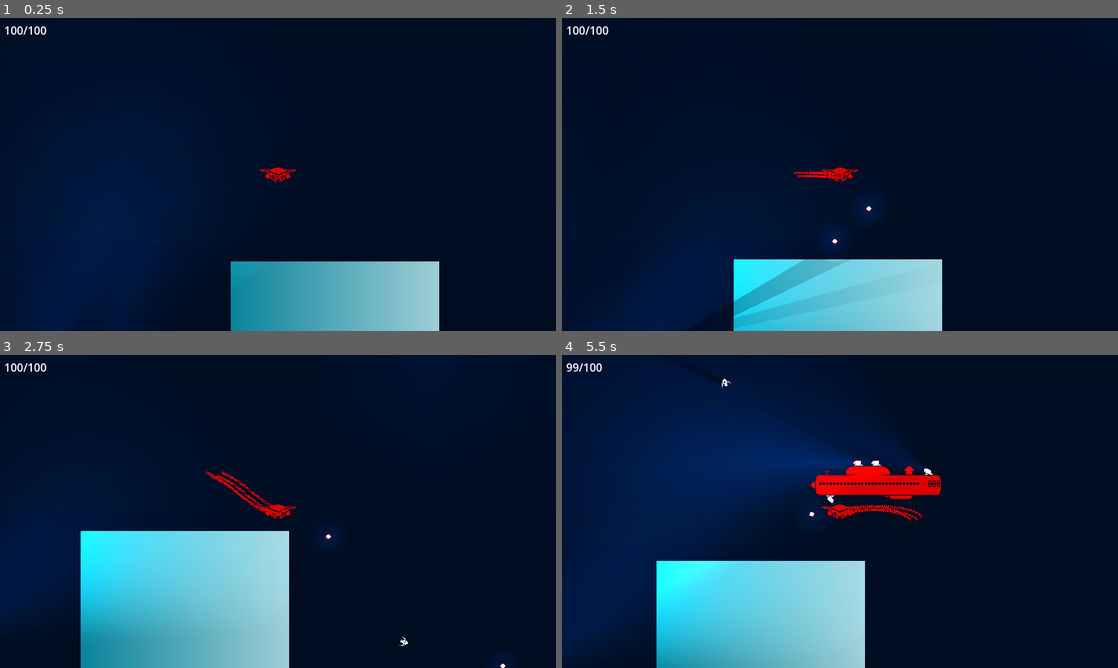
Above: before the commit, frames 1-4 (two rows, left to right).
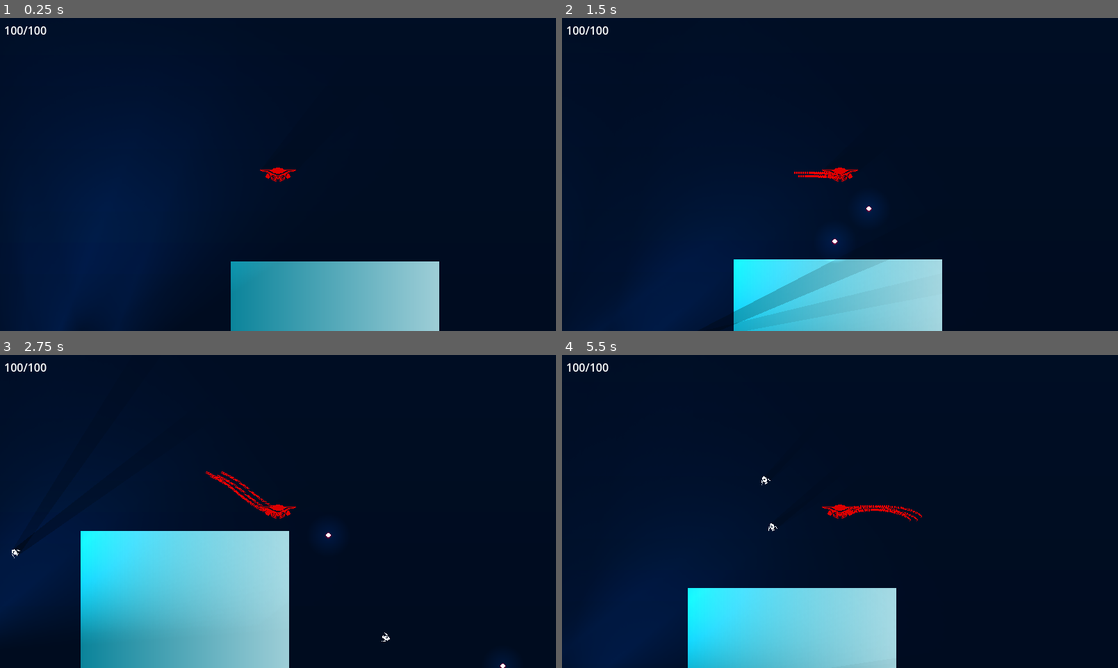
Above: after the commit, the same moments.

Repository: sialiss/GMTK-gamejam2023
Game: Godot game, scene res://Scenes/Sea/Sea.tscn
The game is run twice, just before and just after one commit, with the same random seed, the same clock (stepped at 60 frames per second) and the same inputs.
Inputs:
- Up to frame 1 (0.25 s): no input
- Up to frame 2 (1.5 s): hold D (move_right) 0.53-1.28 s; hold S (move_down) from 1.28 s (still down)
- Up to frame 3 (2.75 s): release S (move_down) at 2.03 s; hold D (move_right) from 2.03 s (still down)
- Up to frame 4 (5.5 s): release D (move_right) at 2.78 s; hold W (move_up) 2.78-3.53 s; hold A (move_left) 3.53-5.03 s; hold S (move_down) from 5.03 s (still down)

The runs differ from the first frame. In frame 2, 1.6% of the frame differs, in the area x 22-55%, y 77-100%; in frame 3, 0.1%; in frame 4, 24%, in the area x 0-69%, y 2-100%.

Commit message:
Add fish escape and fish-bullet collisions

Diff:
--- a/Scenes/Enemies/Bullet/Bullet.tscn
+++ b/Scenes/Enemies/Bullet/Bullet.tscn
@@ -22,7 +22,7 @@
 [node name="Bullet" type="RigidBody2D"]
 texture_filter = 1
 collision_layer = 0
-collision_mask = 257
+collision_mask = 273
 physics_material_override = SubResource("PhysicsMaterial_1x7vh")
 gravity_scale = 0.4
 max_contacts_reported = 1
--- a/Scenes/Enemies/Fish/EnemyFish.gd
+++ b/Scenes/Enemies/Fish/EnemyFish.gd
@@ -1,7 +1,15 @@
 extends Enemy
 
+@export var speed = 150.0
+@export var acceleration = 100.0
+@onready var PositionNotifier = $PositionNotifier
+
+var targetPlayer
+var targetHome
+
 func _ready():
-	pass
+	targetPlayer = get_parent().get_parent().get_node_or_null("Creature")
+	targetHome = get_parent().get_node_or_null("FishHome")
 
 func set_location(location: Node2D):
 	# Set the mob's direction perpendicular to the path direction.
@@ -18,6 +26,23 @@
 	var velocity = Vector2(randf_range(150.0, 250.0), 0.0)
 	linear_velocity = velocity.rotated(direction)
 
+func _physics_process(delta):
+	var target_position
+	var input
+	if PositionNotifier.has_overlapping_bodies():
+		# игрок в области видимости рыбки
+		target_position = get_parent().get_parent().get_node_or_null("Creature")
+		input = target_position.global_position.direction_to(global_position)
+	else:
+		# игрока рядом нет, рыбка плывёт домой
+		target_position = targetHome
+		input = global_position.direction_to(targetHome.global_position)
+
+	# Move
+	linear_velocity = linear_velocity.move_toward(input * speed, acceleration * delta)
+
+
+
 func _process(delta):
 	pass
 
--- a/Scenes/Enemies/Fish/EnemyFish.tscn
+++ b/Scenes/Enemies/Fish/EnemyFish.tscn
@@ -31,9 +31,13 @@
 [sub_resource type="OccluderPolygon2D" id="OccluderPolygon2D_ma4vj"]
 polygon = PackedVector2Array(0, -5, 1, -5, 1, -4, 2, -4, 2, -2, 1, -2, 1, -1, 0, -1, 0, 0, -5, 0, -5, -1, -7, -1, -7, -2, -8, -2, -8, -1, -10, -1, -10, -2, -9, -2, -9, -4, -10, -4, -10, -5, -8, -5, -8, -4, -7, -4, -7, -5, -5, -5, -5, -6, 0, -6)
 
+[sub_resource type="CircleShape2D" id="CircleShape2D_wwmdd"]
+radius = 119.004
+
 [node name="RigidBody2D" type="RigidBody2D"]
 texture_filter = 1
 collision_layer = 16
+collision_mask = 273
 gravity_scale = 0.0
 script = ExtResource("1_0b6co")
 
@@ -56,3 +60,10 @@
 [node name="LightOccluder2D" type="LightOccluder2D" parent="."]
 position = Vector2(4.5, 3)
 occluder = SubResource("OccluderPolygon2D_ma4vj")
+
+[node name="PositionNotifier" type="Area2D" parent="."]
+collision_layer = 0
+collision_mask = 256
+
+[node name="CollisionShape2D" type="CollisionShape2D" parent="PositionNotifier"]
+shape = SubResource("CircleShape2D_wwmdd")
--- a/Scenes/Enemies/Fish/FishSpawn.tscn
+++ b/Scenes/Enemies/Fish/FishSpawn.tscn
@@ -14,6 +14,9 @@
 
 [sub_resource type="GradientTexture1D" id="GradientTexture1D_30r0s"]
 gradient = SubResource("Gradient_s7hmj")
+
+[sub_resource type="CircleShape2D" id="CircleShape2D_fm48w"]
+radius = 184.614
 
 [node name="FishSpawn" type="Node2D"]
 y_sort_enabled = true
@@ -35,4 +38,12 @@
 offset_bottom = 199.0
 texture = SubResource("GradientTexture1D_30r0s")
 
+[node name="FishHome" type="Area2D" parent="."]
+position = Vector2(149, 100)
+collision_layer = 128
+collision_mask = 0
+
+[node name="CollisionShape2D" type="CollisionShape2D" parent="FishHome"]
+shape = SubResource("CircleShape2D_fm48w")
+
 [connection signal="timeout" from="FishTimer" to="." method="_on_FishTimer_timeout"]
--- a/Scenes/Sea/Sea.tscn
+++ b/Scenes/Sea/Sea.tscn
@@ -183,4 +183,4 @@
 layer_0/tile_data = PackedInt32Array(1310725, 720898, 9, 1310724, 720898, 9, 1310723, 851970, 9, 1310722, 786434, 9, 13 …(60663 unchanged characters)…
 
 [node name="Submarine" parent="." instance=ExtResource("4_0byc0")]
-position = Vector2(1144, -762)
+position = Vector2(3972, -1664)
Not shown: 1 places in Scenes/Creature/Creature.tscn that only renumber resources
Not shown: 1 places in Scenes/Enemies/Fish/EnemyFish.tscn that only renumber resources
Not shown: 1 places in Scenes/Enemies/Fish/FishSpawn.tscn that only renumber resources
Not shown: 1 places in Scenes/Sea/Sea.tscn that only renumber resources
Not shown, changed: README.md
